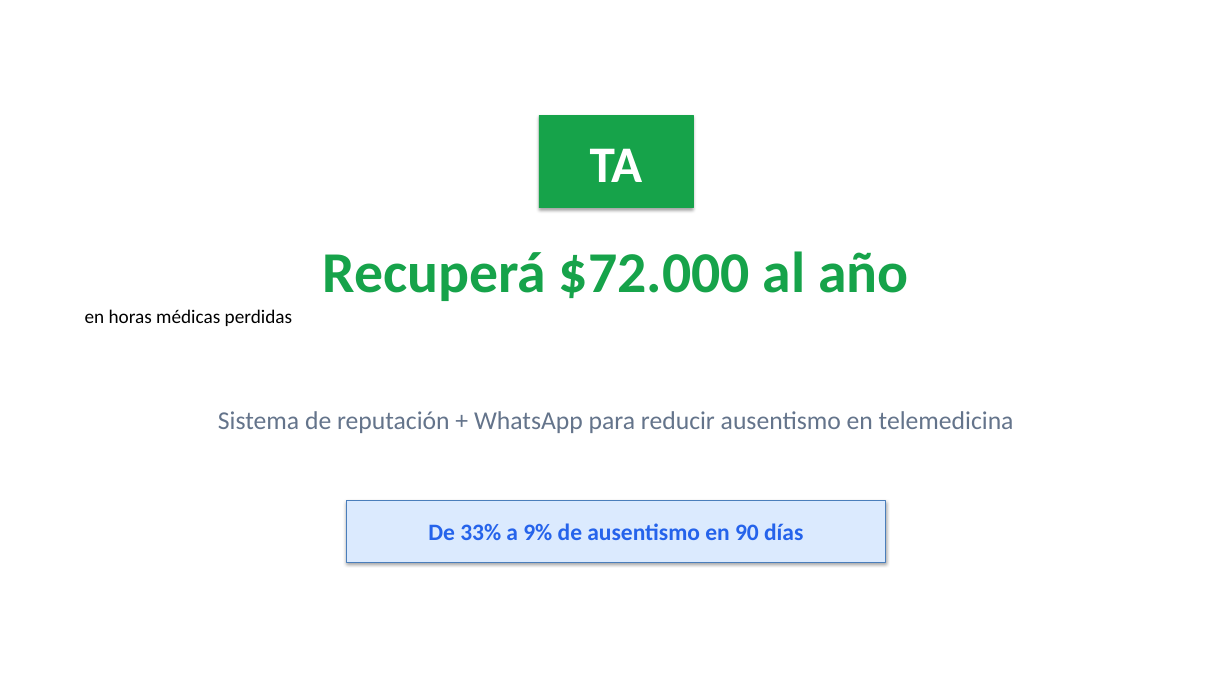
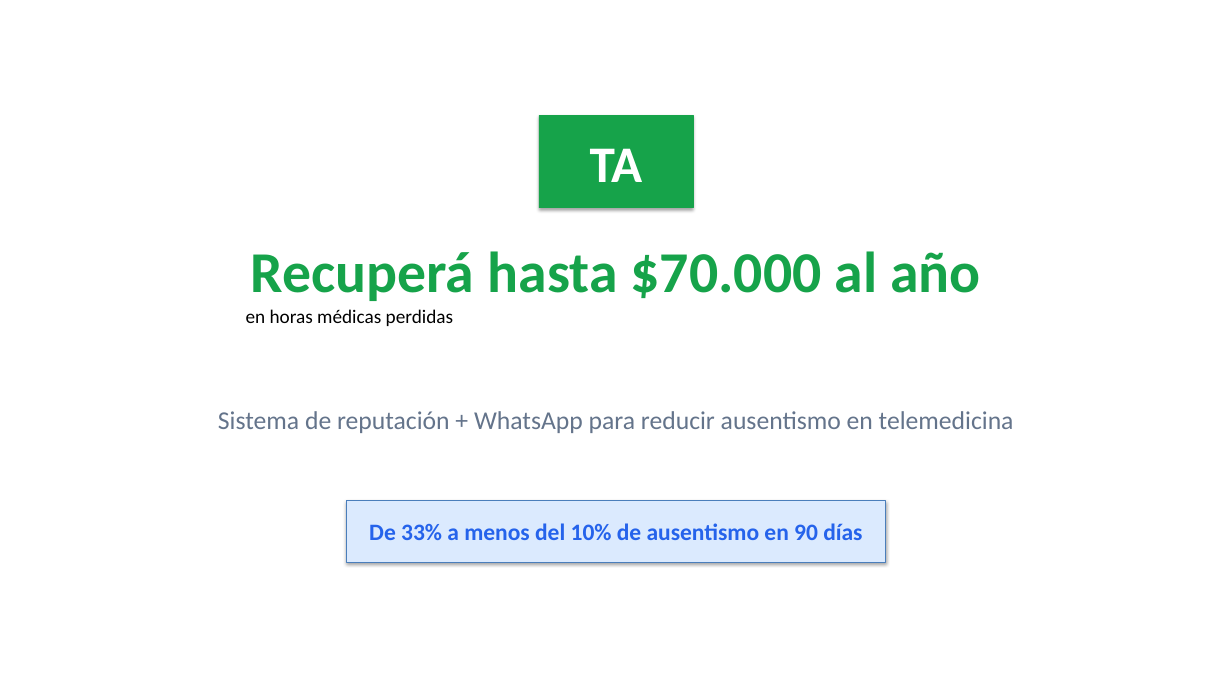
Before and after one commit to panchtox/startup-teleconsultas, a slide deck: slide 1 of 08_pitches/TeleAssist_Pitch_Deck_Inversores.pptx. Drawn at 1232x693 pixels with LibreOffice and Linux fonts; fonts in the diff are those of the drawing. Boxes give left, top, right and bottom in pixels: in the first picture for what was removed or moved away, otherwise in the second. Text is boxed around its words. In the diff, an @@ line names an element or a change of style, - is before the commit and + after.

```diff
--- a/08_pitches/TeleAssist_Pitch_Deck_Inversores.pptx
+++ b/08_pitches/TeleAssist_Pitch_Deck_Inversores.pptx
@@ text "Recuperá hasta $70.000 al año": place and size @@
-text "Recuperá hasta $70.000 al año" at [322, 251, 908, 301]
+text "Recuperá hasta $70.000 al año" at [246, 251, 980, 326]
@@ text at [251, 251, 980, 301]: text changed @@
-Recuperá $72.000 al año
+Recuperá hasta $70.000 al año
@@ text in rectangle at [369, 523, 862, 540]: text changed @@
-De 33% a 9% de ausentismo en 90 días
+De 33% a menos del 10% de ausentismo en 90 días
```
Also in this commit, not shown: 5 other slides changed, 3 other files.
